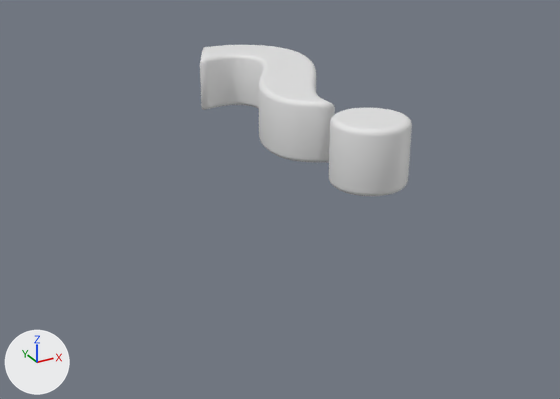
Two versions of the Blender file Blender/char-question.blend, one commit apart.
Before and after are seen from a 50 mm lens placed at (-0.599, -0.994, 0.467), pointed at (0.045, 0.177, -0.118). Lighting does not change. The marker at lower left points along +X, +Y and +Z. Text is drawn in Blender's own font.

In view in the first picture: 'Text.001'.
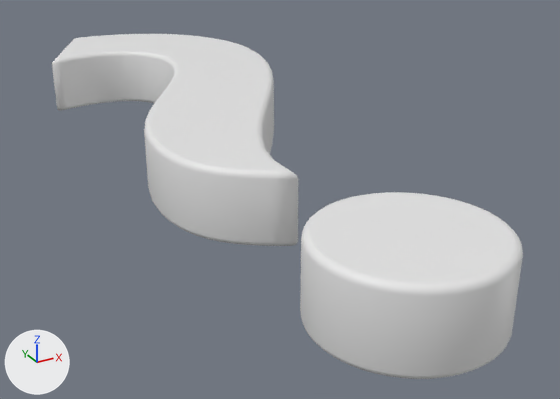
Pixel boxes (x1, y1, x2, y2) of what changed, in the pictures (560 x 399 px):
```json
{"object": "Text.001", "change": "reshaped", "before": [200, 45, 412, 196], "after": [52, 34, 523, 379], "on screen": "122% wider, 128% taller"}
```

Edits to the scene script, one JSON object a line:
```json
{"op": "add", "block": "txt_text_002", "code": "txt_text_002.size = 2.0"}
{"op": "add", "block": "txt_text_002", "code": "txt_text_002.offset_x = -0.37"}
{"op": "add", "block": "txt_text_002", "code": "txt_text_002.offset_y = -0.442"}
```
